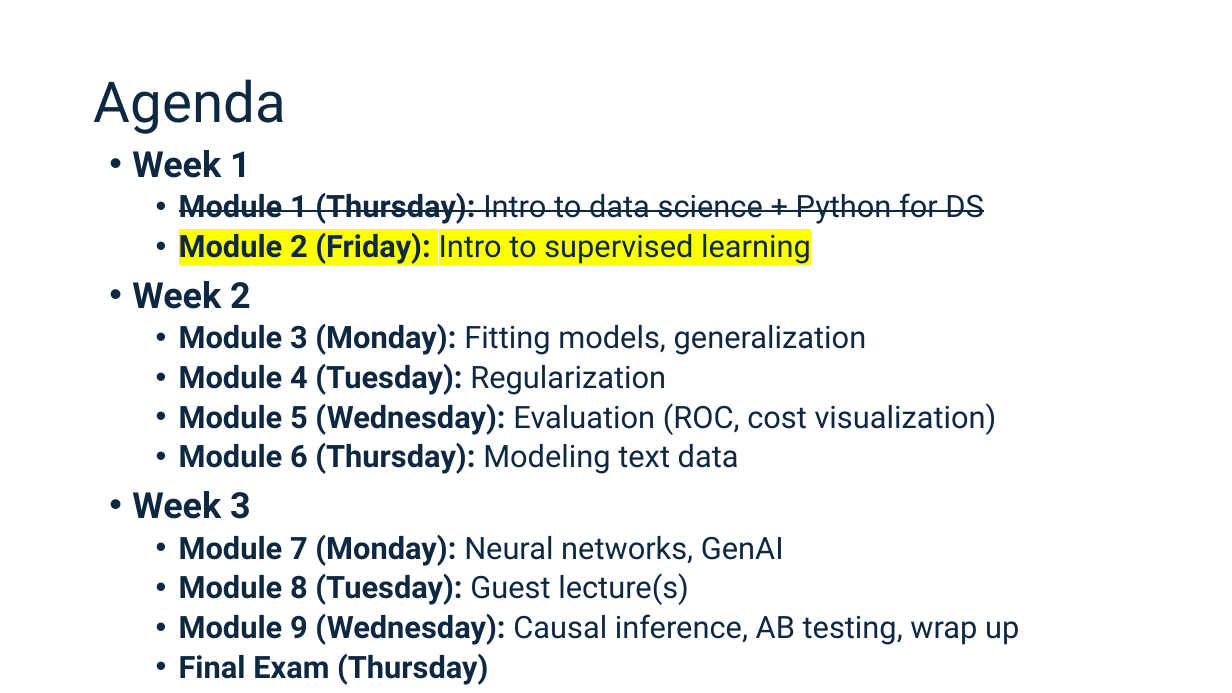
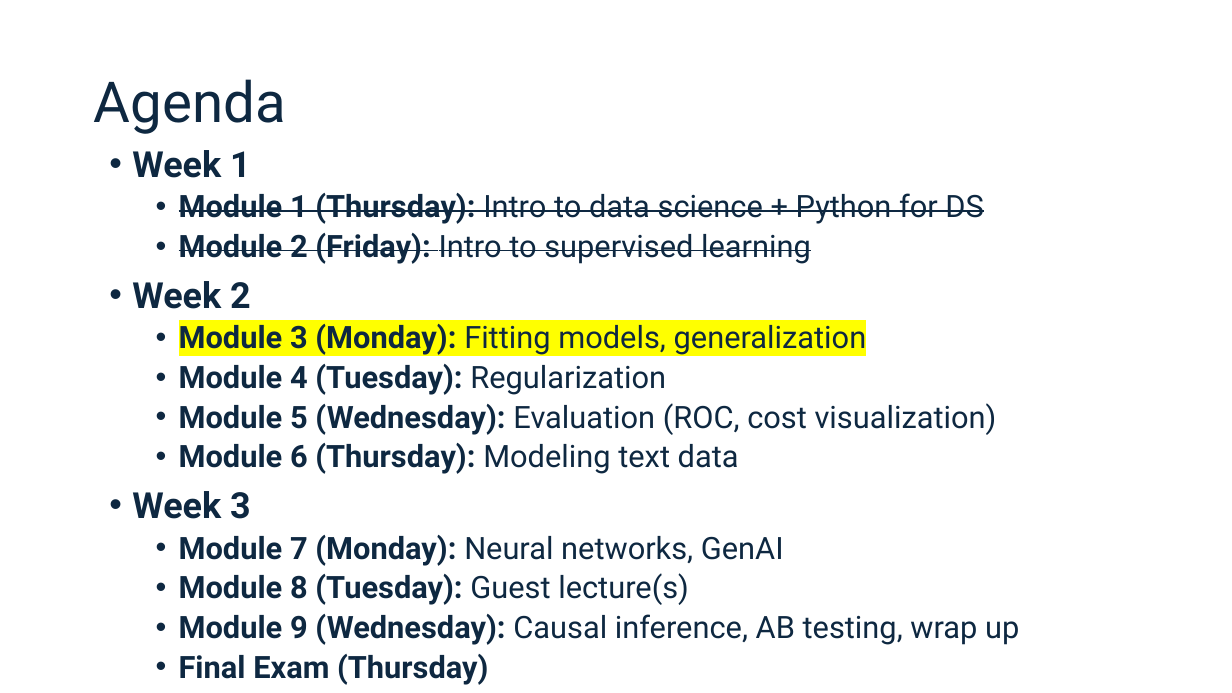
Before and after one commit to connordouglas10/DS-Tech-2025January, a slide deck: slide 24 of Modules/Module3/Slides 3.pptx (slide 17 before the commit). Drawn at 1232x693 pixels with LibreOffice and Linux fonts; fonts in the diff are those of the drawing. Boxes give left, top, right and bottom in pixels: in the first picture for what was removed or moved away, otherwise in the second. Text is boxed around its words. In the diff, an @@ line names an element or a change of style, - is before the commit and + after.

```diff
--- a/Modules/Module3/Slides 3.pptx
+++ b/Modules/Module3/Slides 3.pptx
@@ text at box(179, 233, 867, 357): highlight #FFFF00 to none, strikethrough on in "Module 2 (Friday): Intro to supervised learning"; highlight none to #FFFF00 in "Module 3 (Monday): Fitting models, generalization" @@
```
Also in this commit, not shown: 8 other slides changed, 50 slides added, 18 slides removed, 4 other files.
